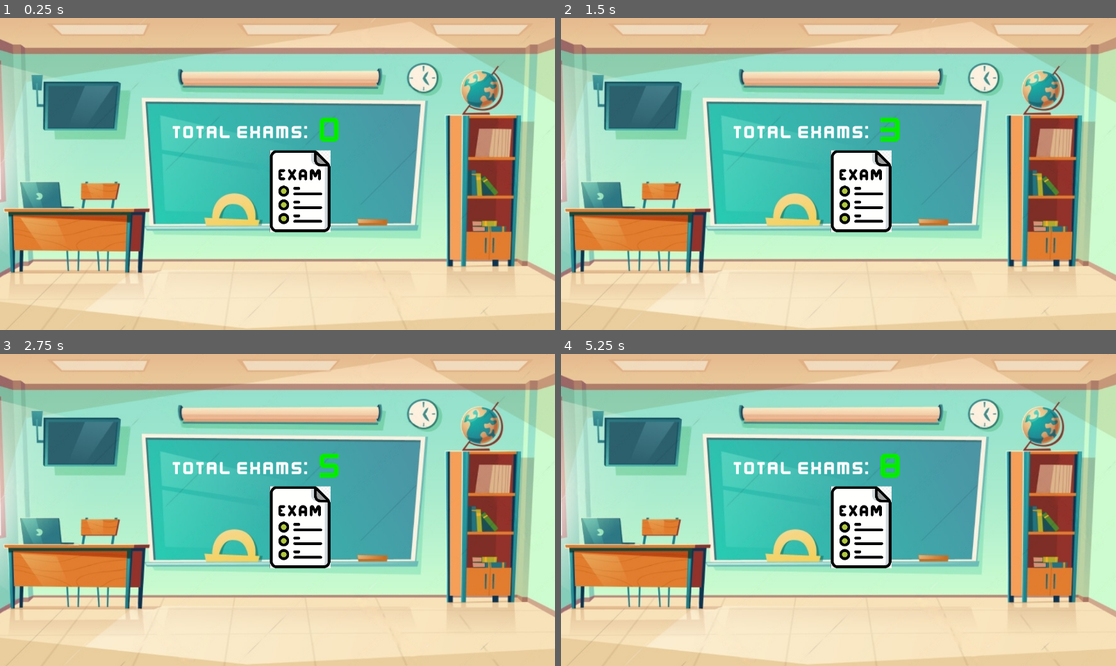
Above: before the commit, frames 1-4 (two rows, left to right).
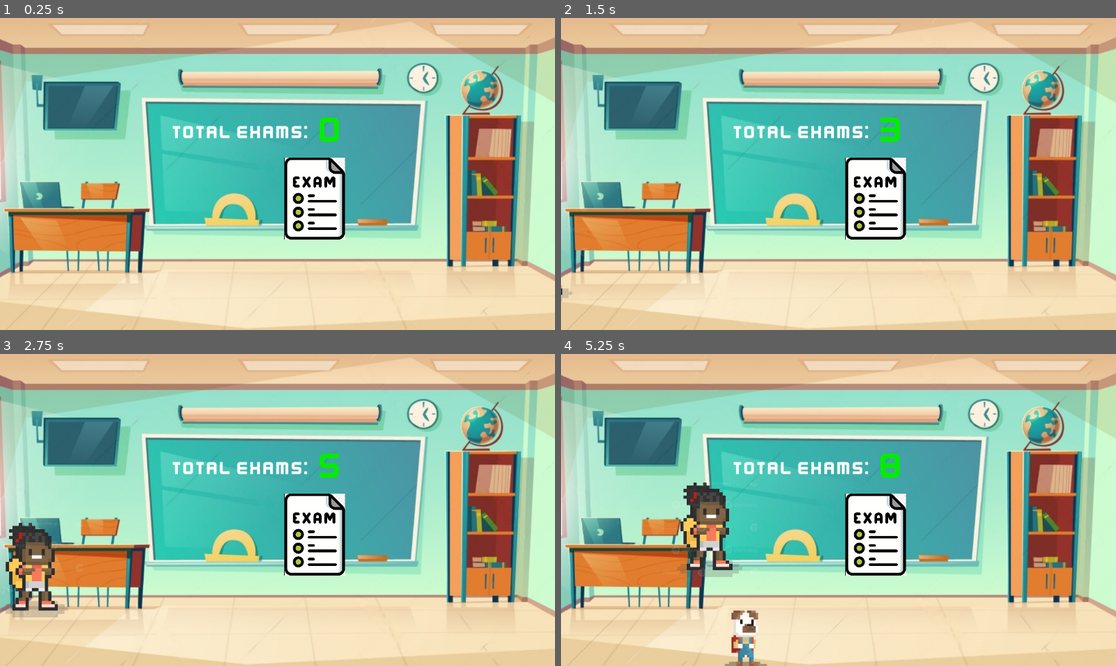
Above: after the commit, the same moments.

Repository: peterjiang36/CMPT306-Group-Project
Game: Godot game, scene res://Exam_Builder.tscn
The game is run twice, just before and just after one commit, with the same random seed, the same clock (stepped at 60 frames per second) and the same inputs. The engine's default icon, where the game draws it, is replaced by a stand-in: a white triangle on a blue panel in a dark square.
Inputs (mouse positions are in pixels of both pictures, inside the frame that each line leads up to):
- Up to frame 1 (0.25 s): no input
- Up to frame 2 (1.5 s): click (877, 198) at 0.5 s; click (877, 198) at 1.25 s
- Up to frame 3 (2.75 s): click (316, 534) at 2 s
- Up to frame 4 (5.25 s): no input

The runs differ from the first frame. In frame 1, 2.9% of the frame differs, in the area x 48-63%, y 42-72%; in frame 2, 3.0%; in frame 3, 5.0%; in frame 4, 5.7%, in the area x 20-63%, y 41-100%.

Commit message:
Added enemies dummy

Diff:
--- a/Exam_Builder.tscn
+++ b/Exam_Builder.tscn
@@ -1,13 +1,17 @@
-[gd_scene load_steps=11 format=3 uid="uid://bysb157o7r0pc"]
+[gd_scene load_steps=16 format=3 uid="uid://bysb157o7r0pc"]
 
 [ext_resource type="Texture2D" uid="uid://dse6f2qd2ofjx" path="res://ClickerBilder/2211730843837_.pic.png" id="1_e2ltm"]
 [ext_resource type="Script" path="res://exam_builder.gd" id="1_ojhvj"]
 [ext_resource type="Texture2D" uid="uid://ckiwecxpqcdwn" path="res://ClickerBilder/Screenshot 2024-11-05 at 4.14.52 PM.png" id="2_klqv3"]
+[ext_resource type="Texture2D" uid="uid://cr7spvsdx6u08" path="res://icon.svg" id="2_un8bl"]
 [ext_resource type="Texture2D" uid="uid://dll3yeuq71ek2" path="res://ClickerBilder/smaller.png" id="3_8fukb"]
 [ext_resource type="Script" path="res://exam_paper.gd" id="6_7cp6j"]
 [ext_resource type="FontFile" uid="uid://caoaqcgqo71ik" path="res://ClickerBilder/kenvector_future_thin.ttf" id="6_tlujp"]
 [ext_resource type="AudioStream" uid="uid://xgwdcfdoafb3" path="res://ClickerBilder/paperSFX.wav" id="7_r1qgb"]
 [ext_resource type="AudioStream" uid="uid://dkavdunp1vl2v" path="res://ClickerBilder/bgMusic.wav" id="7_sp012"]
+[ext_resource type="Texture2D" uid="uid://bo8442iv82nbj" path="res://ClickerBilder/s1.webp" id="10_6x1jn"]
+[ext_resource type="Texture2D" uid="uid://qeysgc3bhgiw" path="res://ClickerBilder/s2.webp" id="11_po8mh"]
+[ext_resource type="Texture2D" uid="uid://rprr7g8mi853" path="res://ClickerBilder/s3.webp" id="12_nygsk"]
 
 [sub_resource type="LabelSettings" id="LabelSettings_nvfw1"]
 font = ExtResource("6_tlujp")
@@ -19,6 +23,8 @@
 font_size = 38
 outline_size = 2
 shadow_size = 11
+
+[sub_resource type="RectangleShape2D" id="RectangleShape2D_ogjl0"]
 
 [node name="ExamBuilder" type="Node2D"]
 script = ExtResource("1_ojhvj")
@@ -39,6 +45,7 @@
 scale = Vector2(0.1, 0.1)
 texture_normal = ExtResource("2_klqv3")
 texture_pressed = ExtResource("3_8fukb")
+stretch_mode = 3
 script = ExtResource("6_7cp6j")
 
 [node name="Score Label" type="Label" parent="."]
@@ -64,5 +71,31 @@
 [node name="PaperPressSound" type="AudioStreamPlayer2D" parent="."]
 stream = ExtResource("7_r1qgb")
 
+[node name="RigidBody2D" type="RigidBody2D" parent="."]
+visible = false
+position = Vector2(-17, 558)
+gravity_scale = 0.0
+
+[node name="CollisionShape2D" type="CollisionShape2D" parent="RigidBody2D"]
+shape = SubResource("RectangleShape2D_ogjl0")
+
+[node name="Sprite2D" type="Sprite2D" parent="RigidBody2D"]
+texture = ExtResource("2_un8bl")
+
+[node name="Enemy1" type="Sprite2D" parent="."]
+position = Vector2(1946, 563)
+texture = ExtResource("10_6x1jn")
+flip_h = true
+
+[node name="Enemy2" type="Sprite2D" parent="."]
+position = Vector2(-186, 541)
+scale = Vector2(0.2, 0.2)
+texture = ExtResource("11_po8mh")
+
+[node name="Enemy3" type="Sprite2D" parent="."]
+position = Vector2(129, 1052)
+scale = Vector2(0.3, 0.3)
+texture = ExtResource("12_nygsk")
+
 [connection signal="pressed" from="UI/ExamPaper" to="." method="_on_exam_paper_pressed"]
 [connection signal="pressed" from="UI/ExamPaper" to="UI/ExamPaper" method="_on_pressed"]
--- a/exam_builder.gd
+++ b/exam_builder.gd
@@ -1,18 +1,24 @@
 extends Node2D
 
-@onready var examButton = $"UI/Exam Paper"
+@onready var examButton = $"UI/ExamPaper"
 @onready var score = $"Score Label"
 var increment_score = 0
 
 var time_accumulator = 0.0  # Accumulate time to control increment speed
 var increment_interval = 1.0
 
+@onready var enemy1 = $"Enemy1"
+@onready var enemy2 = $"Enemy2"
+@onready var enemy3 = $"Enemy3"
+@onready var enemies = [enemy1, enemy2, enemy3]
+var move_speed = 100
 
 
 # Called when the node enters the scene tree for the first time.
 func _ready() -> void:
 	score.text = str(increment_score)
 	$"BG-Music".play()
+
 
 
 # Called every frame. 'delta' is the elapsed time since the previous frame.
@@ -24,9 +30,25 @@
 		increment_score += 1  # Increment the score
 		score.text = str(increment_score)  # Update the score display
 		time_accumulator = 0.0  # Reset the accumulator
+	for enemy in enemies:
+		move_enemy_toward_exam(enemy, delta)
 
 
 func _on_exam_paper_pressed() -> void:
 	$PaperPressSound.play()
 	increment_score+=1
 	score.text = str(increment_score)
+
+
+func move_enemy_toward_exam(enemy: Sprite2D, delta: float) -> void:
+	var exam_position = examButton.global_position
+	print("Moving enemy: ", enemy.name)
+	var direction = (exam_position - enemy.global_position).normalized()
+	enemy.position += direction * move_speed * delta
+
+	if enemy.global_position.distance_to(exam_position) < 10:
+		print(enemy.name, " reached the exam icon.")
+		enemy.queue_free()  # Remove the enemy from the scene
+		enemies.erase(enemy)
+		increment_score -= 1
+		score.text = str(increment_score)
Binary file added: ClickerBilder/s1.webp
Not shown, added: ClickerBilder/s1.webp.import
Binary file added: ClickerBilder/s2.webp
Not shown, added: ClickerBilder/s2.webp.import
Binary file added: ClickerBilder/s3.webp
Not shown, added: ClickerBilder/s3.webp.import
